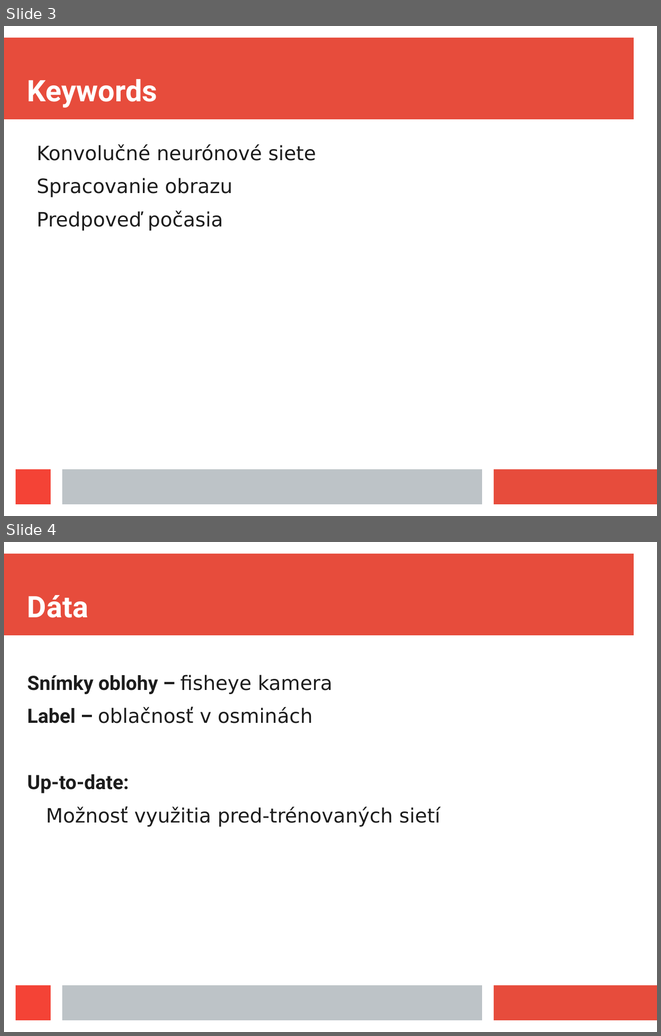
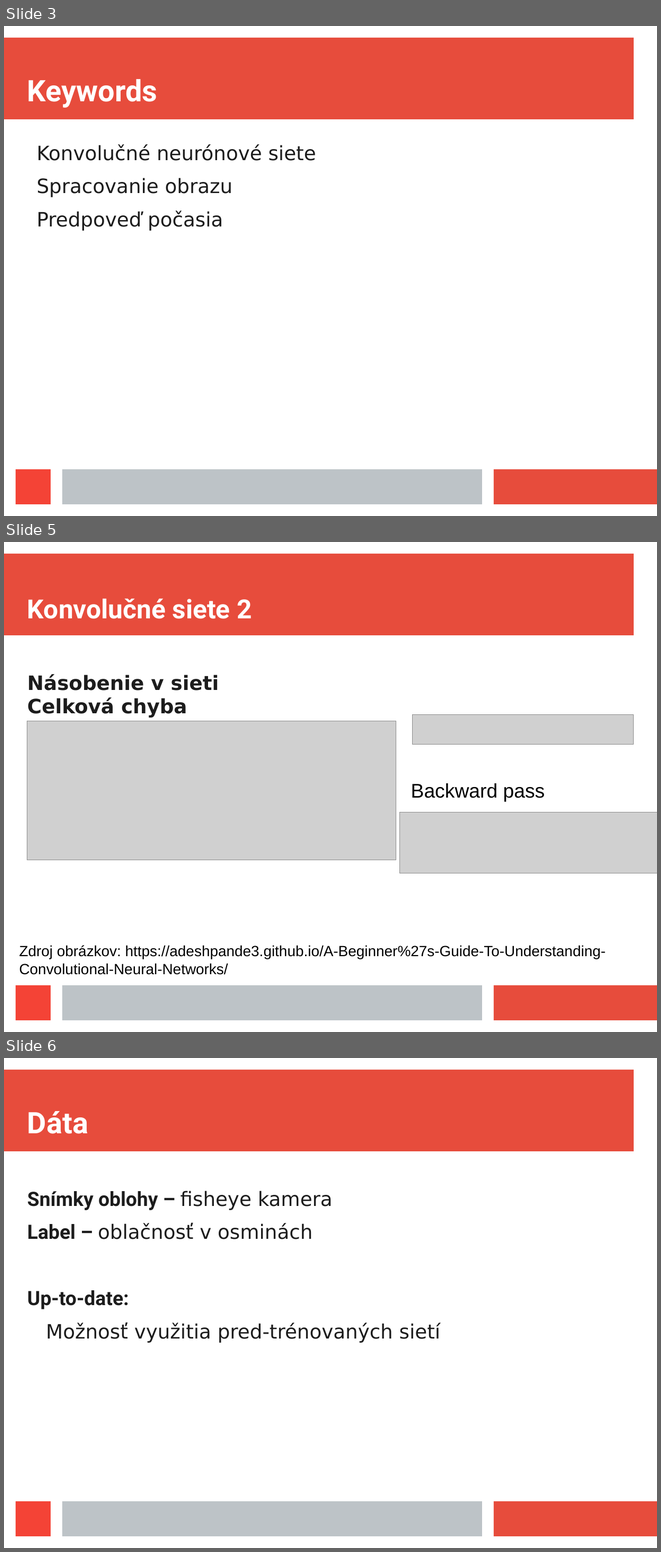
Before and after one commit to jurajmaslej/dipl, a slide deck: prezent.odp. Shown one above the other, each under a label of ours: slides 3 and 4 before the commit, slides 3, 5 and 6 after it; the slides between them are not shown. The pictures are 661x1036 and 661x1552 pixels, drawn with LibreOffice and Linux fonts; fonts in the diff are those of the drawing; grey boxes stand for pictures. Boxes give left, top, right and bottom in pixels: in the first picture for what was removed or moved away, otherwise in the second. Text is boxed around its words. In the diff, an @@ line names an element or a change of style, - is before the commit and + after.

```diff
--- a/prezent.odp
+++ b/prezent.odp
@@ slide 5 added at box(4, 542, 657, 1032), background #FFFFFF; not listed: 4 template elements that a slide beside it also shows @@
@@ title added at box(27, 598, 252, 619), 32 pt, text #FFFFFF, bold @@
+Konvolučné siete 2
@@ text added at box(27, 674, 219, 717), 24 pt, text #1C1C1C, bold @@
+Násobenie v sieti Celková chyba
@@ picture added at box(412, 714, 634, 744) @@
@@ picture added at box(27, 721, 396, 860) @@
@@ text added at box(411, 783, 545, 802), 24 pt, text #000000 @@
+Backward pass
@@ picture added at box(400, 812, 657, 873) @@
@@ text added at box(19, 945, 606, 974), 18 pt, text #000000 @@
+Zdroj obrázkov: https://adeshpande3.github.io/A-Beginner%27s-Guide-To-Understanding-Convolutional-Neural-Networks/
@@ what was slide 4 is now slide 6 @@
```
Also in this commit, not shown: 6 slides changed, 1 other slide added, 1 other file.
